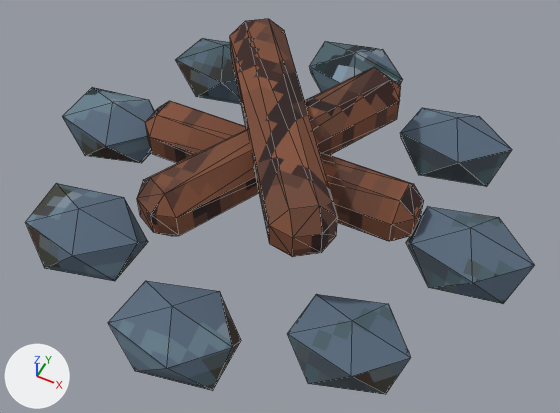
The glTF model ArenaTaticaUnity/Assets/ArenaTatica/Resources/Models/Mapa/pedreira/enfeite_fogueira.glb, before and after one commit.
The view is the same before and after, from a 50 mm lens placed at (0.3, -0.595, 0.755), pointed at (0.021, -0.036, 0.056). Every picture has the same lights, and +X, +Y and +Z are marked at lower left. The picture after the commit comes second. Mesh edges are drawn as thin lines.

Script lines for the objects in view, before the commit:
```python
ob_pedreira_enfeite_fogueira = bpy.data.objects.new('pedreira_enfeite_fogueira', me_icosphere_076)
ob_pedreira_enfeite_fogueira.location = (0.0, 0.0, 0.0)
```
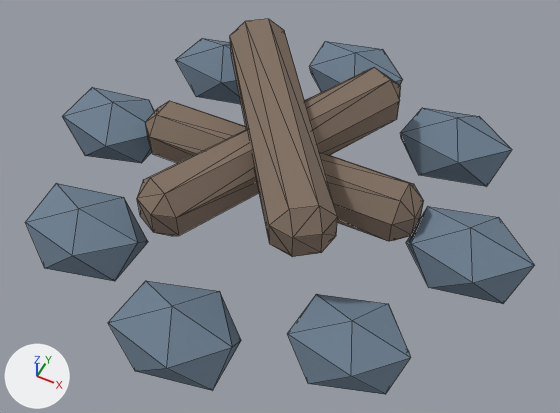
What differs and where, as boxes (x1, y1, x2, y2) in the pictures (560 x 413 px):
'pedreira_enfeite_fogueira', surface changed (lighter)
    both: (26, 19, 534, 395)

Edits to the bpy script that builds the scene:
```text
Change mat_pedreira_pedra:
    where n0 = _N.new('ShaderNodeBsdfPrincipled'); n0.name = 'Principled BSDF'
    n0.inputs[2].default_value: 0.9 -> 0.88  # 'Roughness'
    where n2 = _N.new('ShaderNodeMix'); n2.name = 'Mix'
    add n2.inputs[7].default_value = (0.15, 0.21, 0.28, 1.0)  # 'B', greyish blue #6c7e90
    remove n4 = _N.new('ShaderNodeTexImage'); n4.name = 'Image Texture'
    remove n4.image = img_pedreira_pedra
    remove n4.interpolation = 'Closest'
    where n3 = _N.new('ShaderNodeVertexColor'); n3.name = 'Color Attribute'
    remove _L.new(n3.outputs[0], n2.inputs[7])  # 'Color' to 'B'
    remove _L.new(n4.outputs[0], n2.inputs[6])  # 'Color' to 'A'
    add _L.new(n3.outputs[0], n2.inputs[6])  # 'Color' to 'A'
Change mat_pedreira_casca:
    where n0 = _N.new('ShaderNodeBsdfPrincipled'); n0.name = 'Principled BSDF'
    n0.inputs[2].default_value: 0.9 -> 0.88  # 'Roughness'
    where n2 = _N.new('ShaderNodeMix'); n2.name = 'Mix'
    add n2.inputs[7].default_value = (0.22, 0.16, 0.12, 1.0)  # 'B', brown #816f61
    remove n4 = _N.new('ShaderNodeTexImage'); n4.name = 'Image Texture'
    remove n4.image = img_pedreira_casca
    remove n4.interpolation = 'Closest'
    where n3 = _N.new('ShaderNodeVertexColor'); n3.name = 'Color Attribute'
    remove _L.new(n3.outputs[0], n2.inputs[7])  # 'Color' to 'B'
    remove _L.new(n4.outputs[0], n2.inputs[6])  # 'Color' to 'A'
    add _L.new(n3.outputs[0], n2.inputs[6])  # 'Color' to 'A'
```
